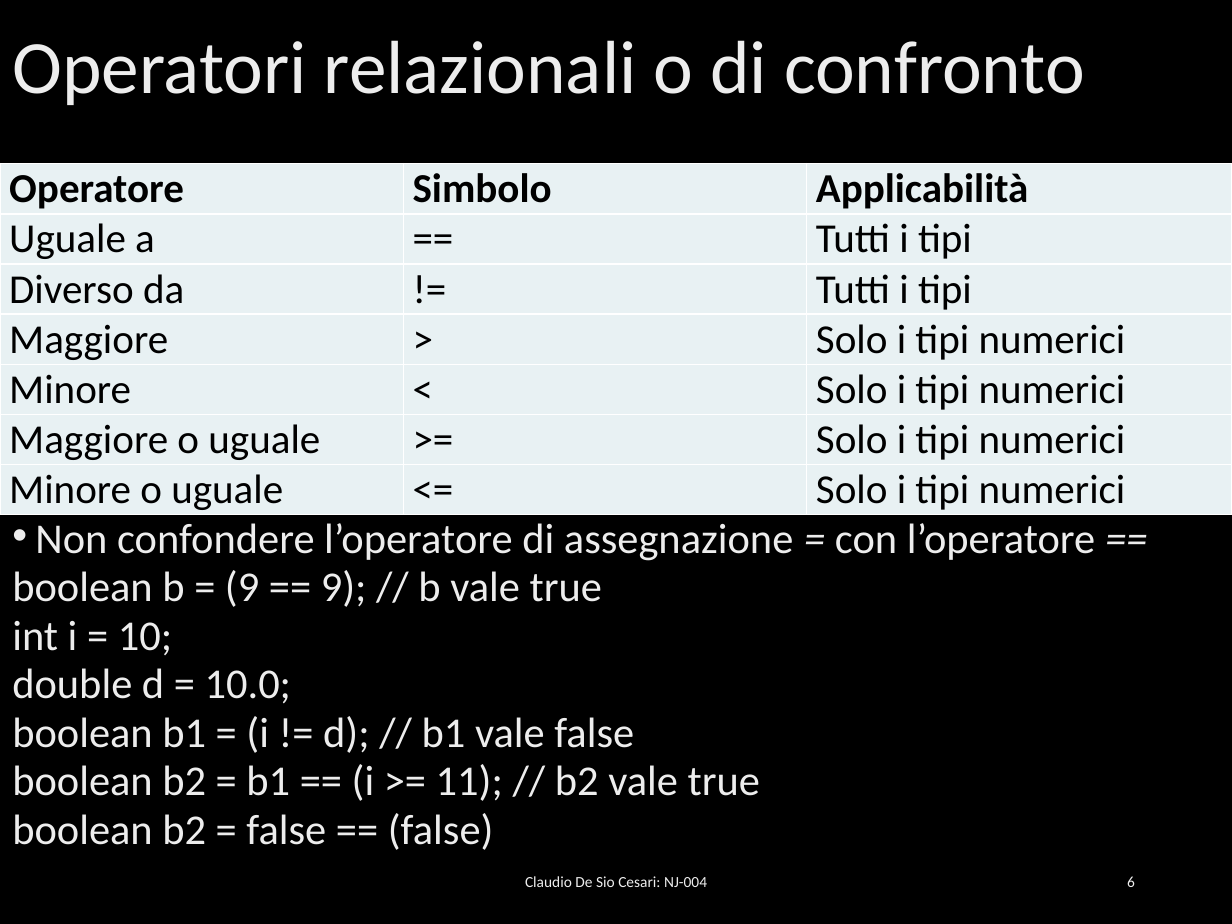
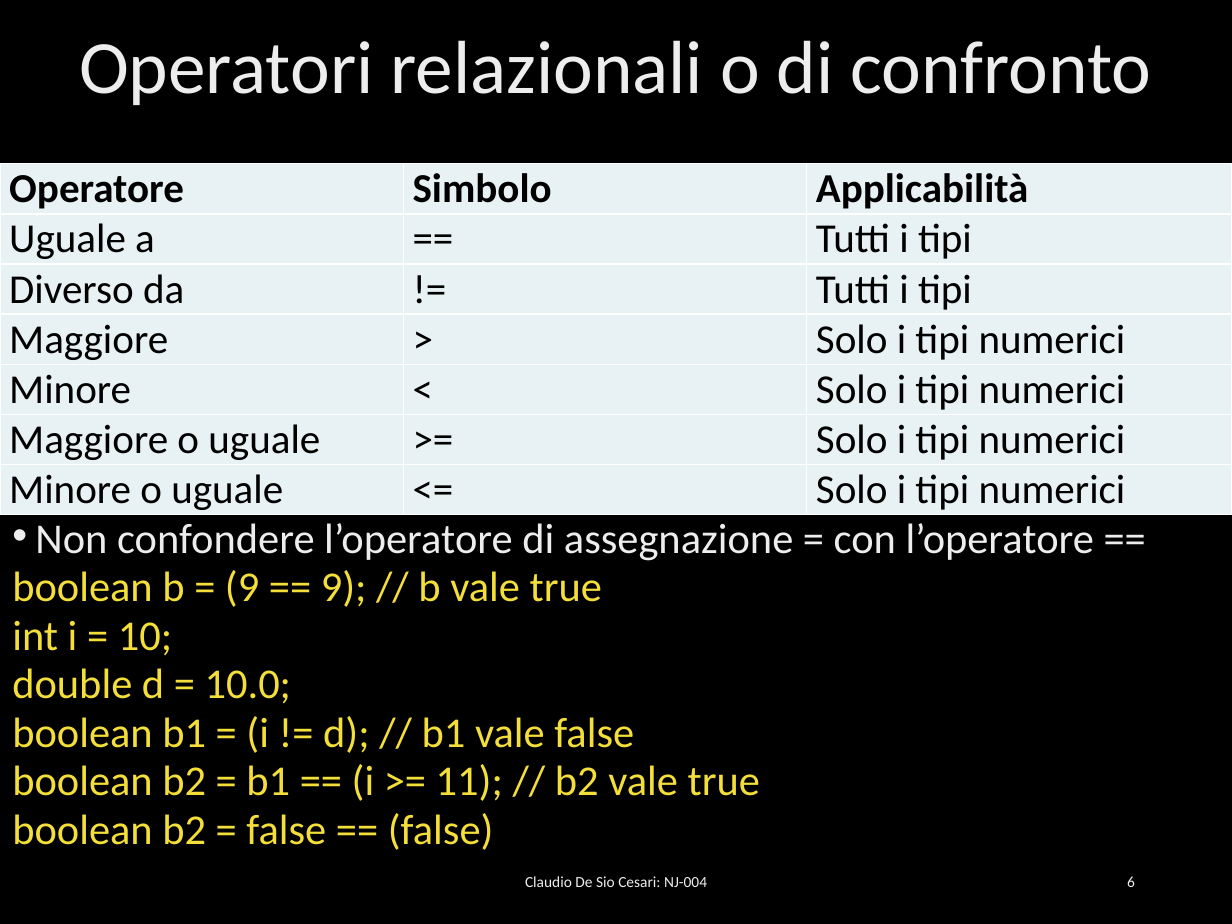
Before and after one commit to desioc/IlNuovoJavaSlides, a slide deck: slide 6 of NJ-004 - Operatori e gestione del flusso di esecuzione.pptx. Drawn at 1232x924 pixels with LibreOffice and Linux fonts; fonts in the diff are those of the drawing; background and template pictures are left out. Boxes give left, top, right and bottom in pixels: in the first picture for what was removed or moved away, otherwise in the second. Text is boxed around its words. In the diff, an @@ line names an element or a change of style, - is before the commit and + after.

```diff
--- a/NJ-004 - Operatori e gestione del flusso di esecuzione.pptx
+++ b/NJ-004 - Operatori e gestione del flusso di esecuzione.pptx
@@ title "Operatori relazionali o di confronto" at [79,40,1152,105]: alignment left to centre @@
@@ text "Non confondere l’operatore di assegnazione ..." at [12,523,1094,850]: italic off in "= =="; text colour gradient #BFBFBF to #EDEDED to #FFFFFF to #F4DE3A in "boolean b = (9 == 9); // ...", "int i = 10;", "double d = 10.0;", "boolean b1 = (i != d); // ..." and 2 more places @@
```
Also in this commit, not shown: 30 other slides changed, 3 slides removed, 3 other files.
